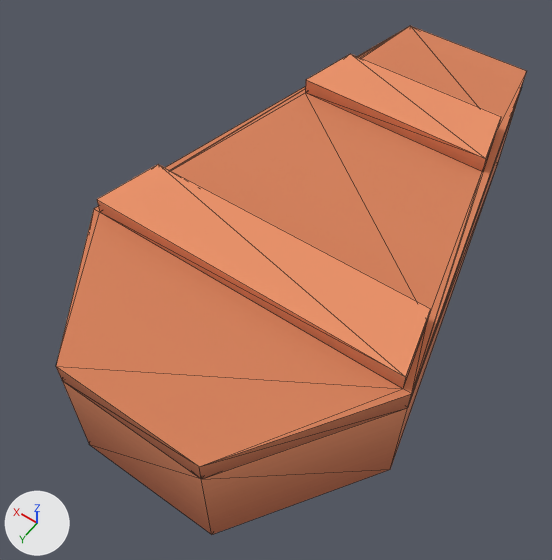
Before and after pictures for a commit that changed the glTF model kenney_graveyard-kit/Models/coffin.glb.
One viewpoint serves both versions: a camera (50 mm lens) standing at (-0.449, 0.78, 1.16) and looking at (0.032, 0.107, 0.102). Every picture has the same lights, and +X, +Y and +Z are marked at lower left. Mesh edges are drawn as thin lines. Where no turn or scale is listed for an object, it has been applied to the vertices.

The first picture shows 'coffin', 'lid'.
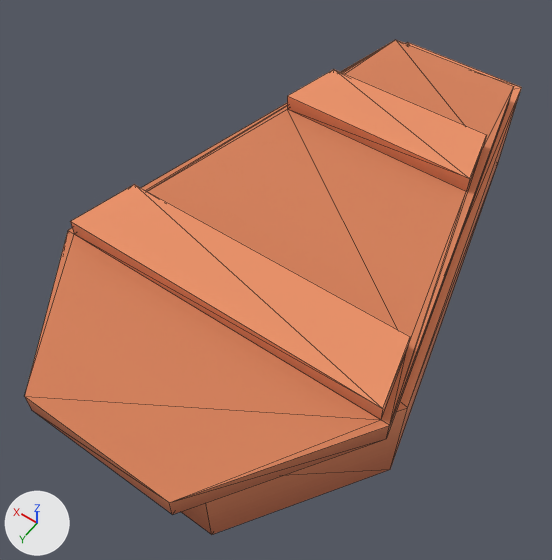
The newer file is also rescaled (x3.0), turned or shifted as a whole; pictures and numbers use the older file's frame.

Diff of the bpy script that builds the scene:
```diff
--- a/kenney_graveyard-kit/Models/coffin.glb.py
+++ b/kenney_graveyard-kit/Models/coffin.glb.py
@@ me_lid_1 @@
+me_lid_1.from_pydata(...)  # 28 vertices, 52 faces; spans x -0.296..0.296, y -0.518..0.482, z 0.205..0.274
+me_lid_1.materials.append(mat_colormap)  # picture img_colormap
@@ ob_lid @@
-ob_lid = bpy.data.objects.new('lid', me_lid)
-ob_lid.location = (0.0, 0.0, 0.205)
@@ ob_coffin_001 @@
+ob_coffin_001 = bpy.data.objects.new('coffin.001', me_lid_1)
+ob_coffin_001.location = (0.0, 0.076, 0.0)
```

Location of each change, [x1, y1, x2, y2] in pixels of the pictures (552 x 560 px):
'coffin.001', added (orange): after [25, 40, 514, 515]
'lid', deleted (orange): before [56, 26, 527, 479]
